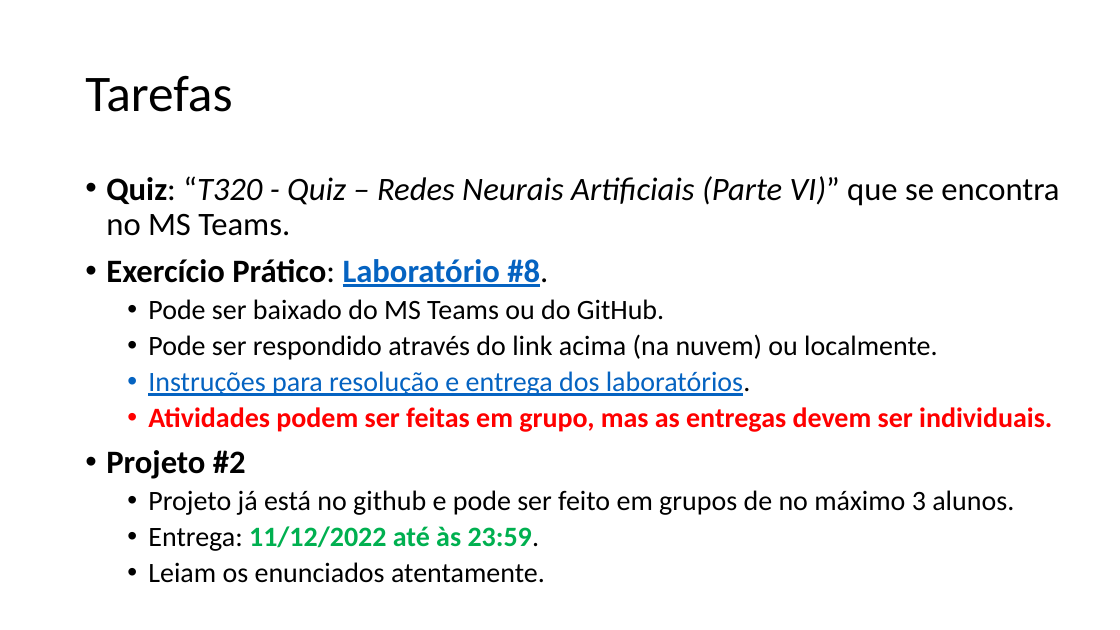
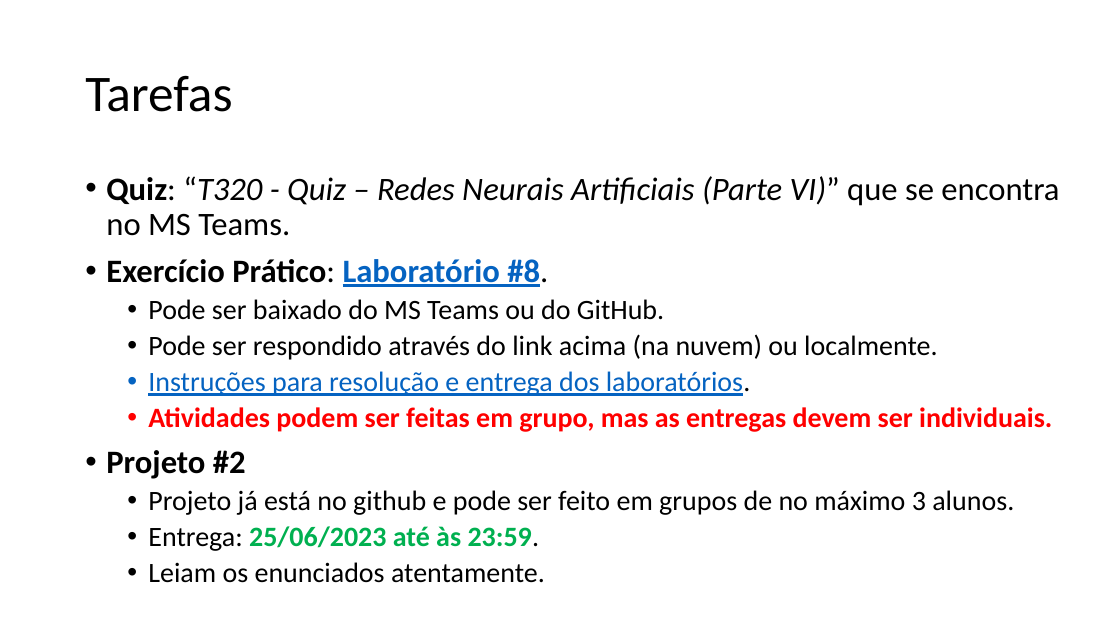
Before and after one commit to zz4fap/t320_aprendizado_de_maquina, a slide deck: slide 29 of slides/T320_Redes_Neurais_Artificiais (Parte III).pptx. Drawn at 1120x630 pixels with LibreOffice and Linux fonts; fonts in the diff are those of the drawing. Boxes give left, top, right and bottom in pixels: in the first picture for what was removed or moved away, otherwise in the second. Text is boxed around its words. In the diff, an @@ line names an element or a change of style, - is before the commit and + after.

```diff
--- a/slides/T320_Redes_Neurais_Artificiais (Parte III).pptx
+++ b/slides/T320_Redes_Neurais_Artificiais (Parte III).pptx
@@ text at (148,526,540,551): text changed @@
-  • Entrega: 11/12/2022 até às 23:59.
+  • Entrega: 25/06/2023 até às 23:59.
```
Also in this commit, not shown: 1 other slide changed, 1 other file.
